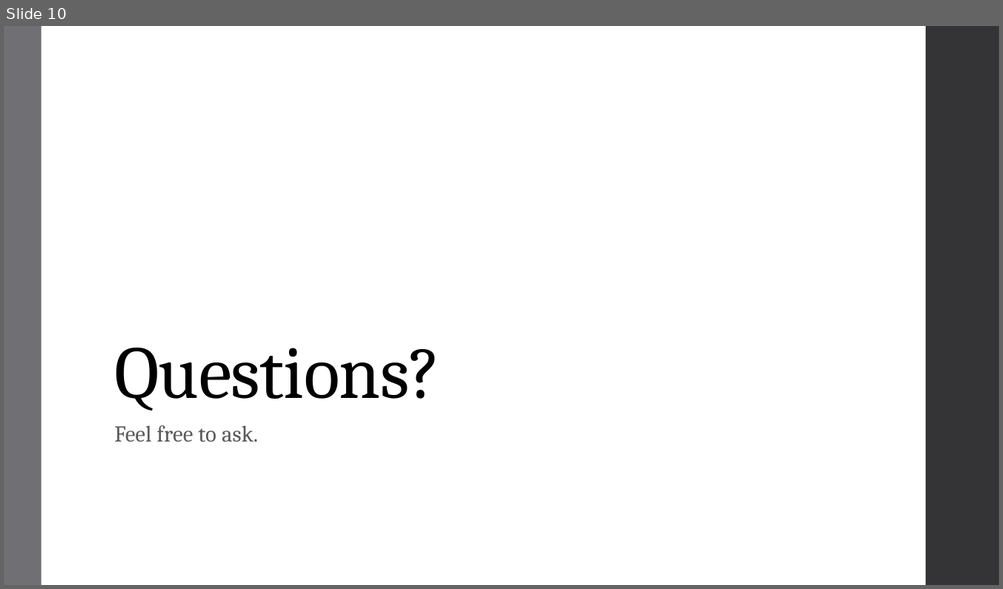
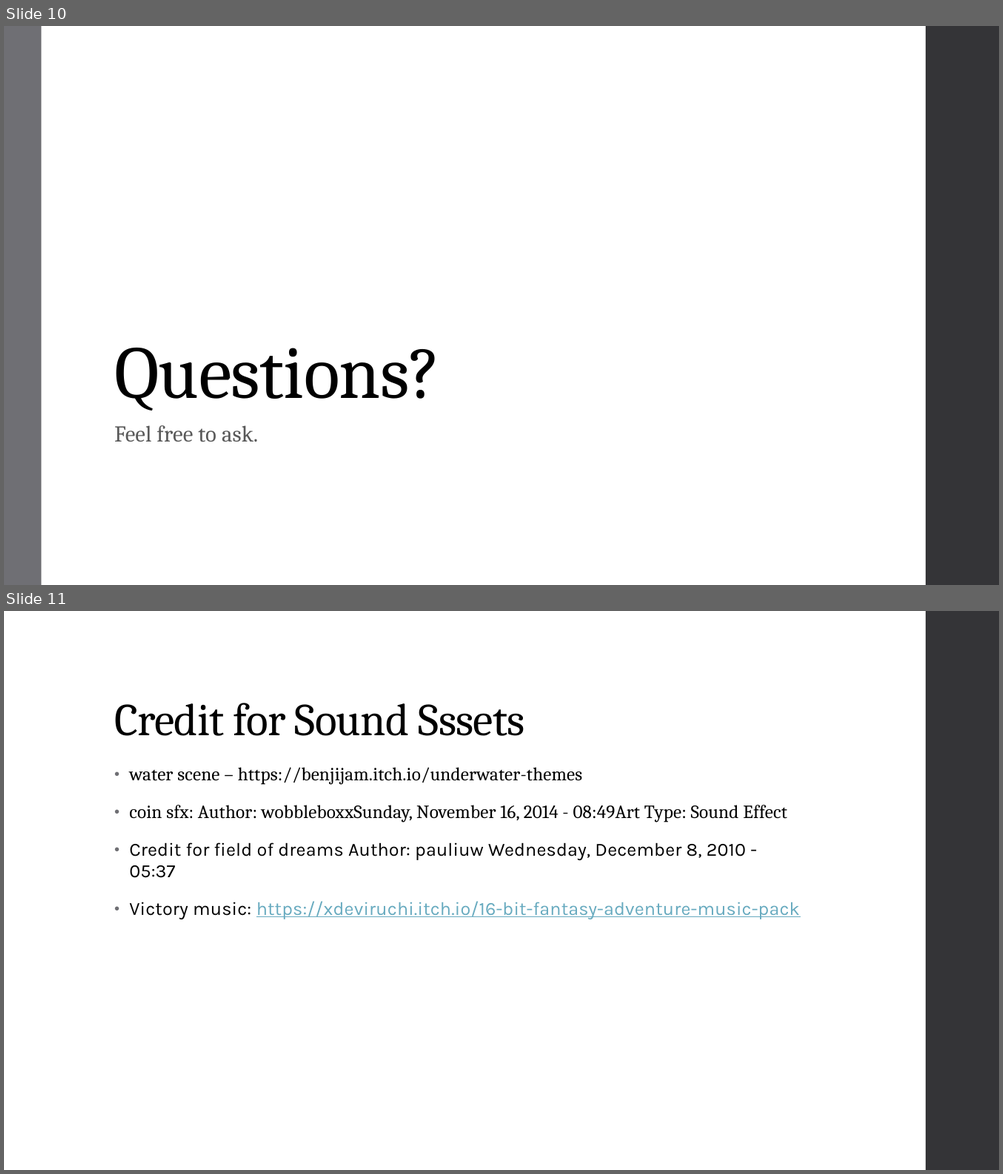
Before and after one commit to Novogenuata/DinoGameGodot, a slide deck: powerpoint/Dino Game.pptx. Shown one above the other, each under a label of ours: slide 10 before the commit, slides 10 and 11 after it. The pictures are 1003x589 and 1003x1174 pixels, drawn with LibreOffice and Linux fonts; fonts in the diff are those of the drawing. Boxes give left, top, right and bottom in pixels: in the first picture for what was removed or moved away, otherwise in the second. Text is boxed around its words. In the diff, an @@ line names an element or a change of style, - is before the commit and + after.

```diff
--- a/powerpoint/Dino Game.pptx
+++ b/powerpoint/Dino Game.pptx
@@ slide 11 added at (x1=4, y1=611, x2=999, y2=1170), background #FFFFFF; not listed: 1 template element that a slide beside it also shows @@
@@ title added at (x1=114, y1=703, x2=525, y2=736), 44 pt, text #000000 @@
+Credit for Sound Sssets
@@ text added at (x1=129, y1=767, x2=800, y2=920), 18 pt, text #000000 @@
+• water scene – https://benjijam.itch.io/underwater-themes
+• coin sfx: Author: wobbleboxxSunday, November 16, 2014 - 08:49Art Type: Sound Effect
+• Credit for field of dreams Author: pauliuw Wednesday, December 8, 2010 - 05:37
+• Victory music: https://xdeviruchi.itch.io/16-bit-fantasy-adventure-music-pack
```
Also in this commit, not shown: 3 slides changed, 1 other file.
